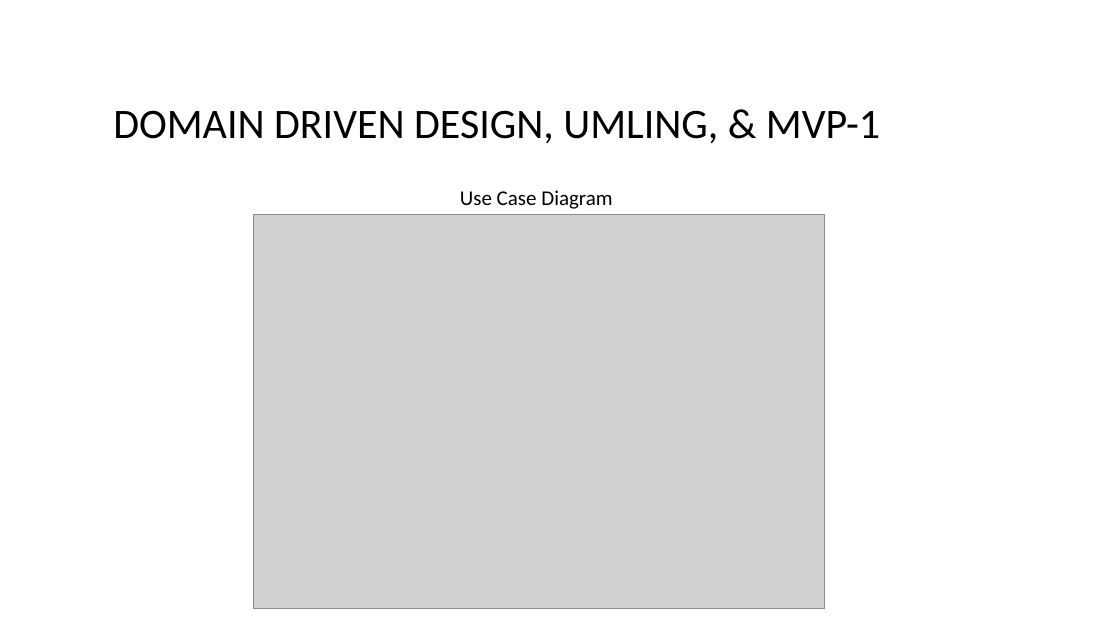
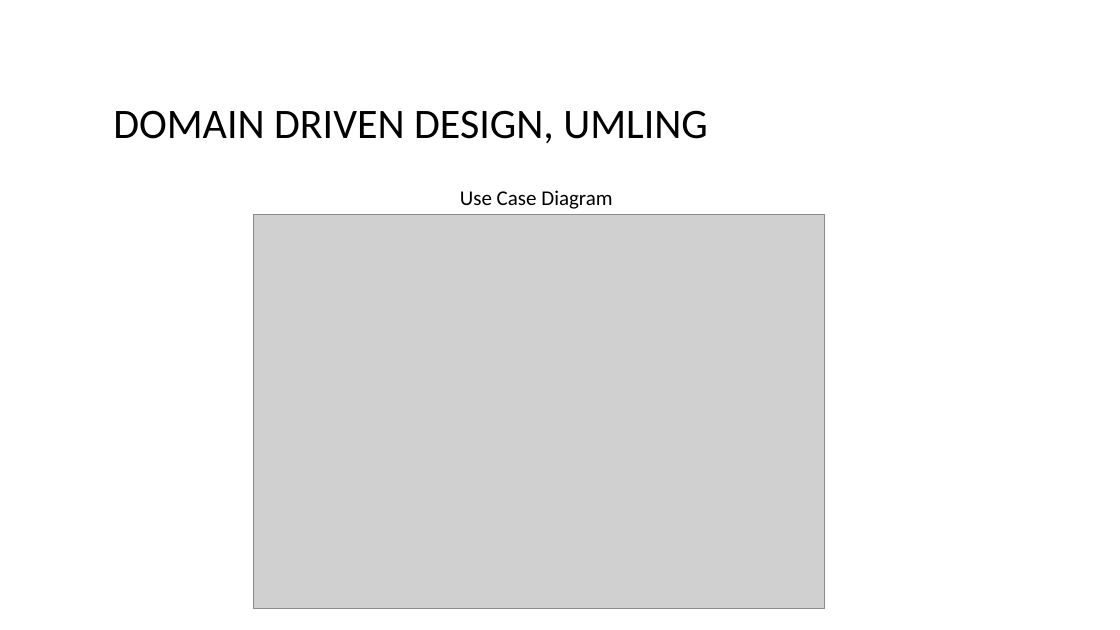
Before and after one commit to alpacamusical/Project-ENSE-374, a slide deck: slide 3 of Documentation/Milestone 2.ppt. Drawn at 1120x630 pixels with LibreOffice and Linux fonts; fonts in the diff are those of the drawing; grey boxes stand for pictures; background and template pictures are left out. Boxes give left, top, right and bottom in pixels: in the first picture for what was removed or moved away, otherwise in the second. Text is boxed around its words. In the diff, an @@ line names an element or a change of style, - is before the commit and + after.

```diff
--- a/Documentation/Milestone 2.ppt
+++ b/Documentation/Milestone 2.ppt
@@ title at (x1=113, y1=110, x2=708, y2=143): text changed @@
-DOMAIN DRIVEN DESIGN, UMLING, & MVP-1
+DOMAIN DRIVEN DESIGN, UMLING
```
Also in this commit, not shown: 2 other slides changed, 1 slide added, 16 other files.
